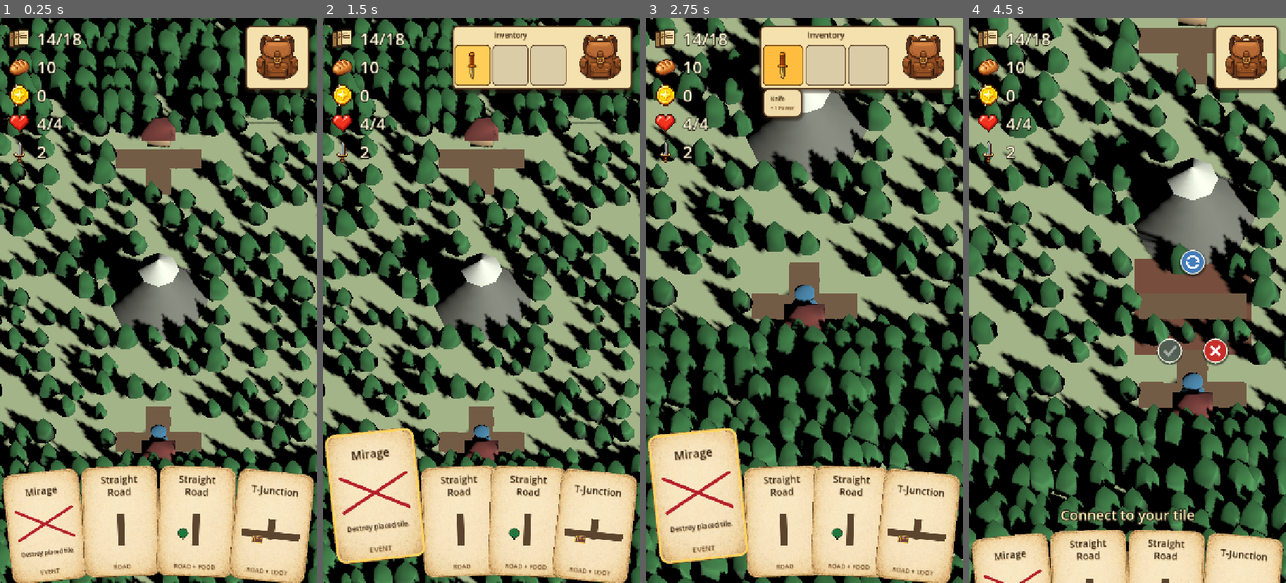
Above: before the commit, frames 1-4 (left to right).
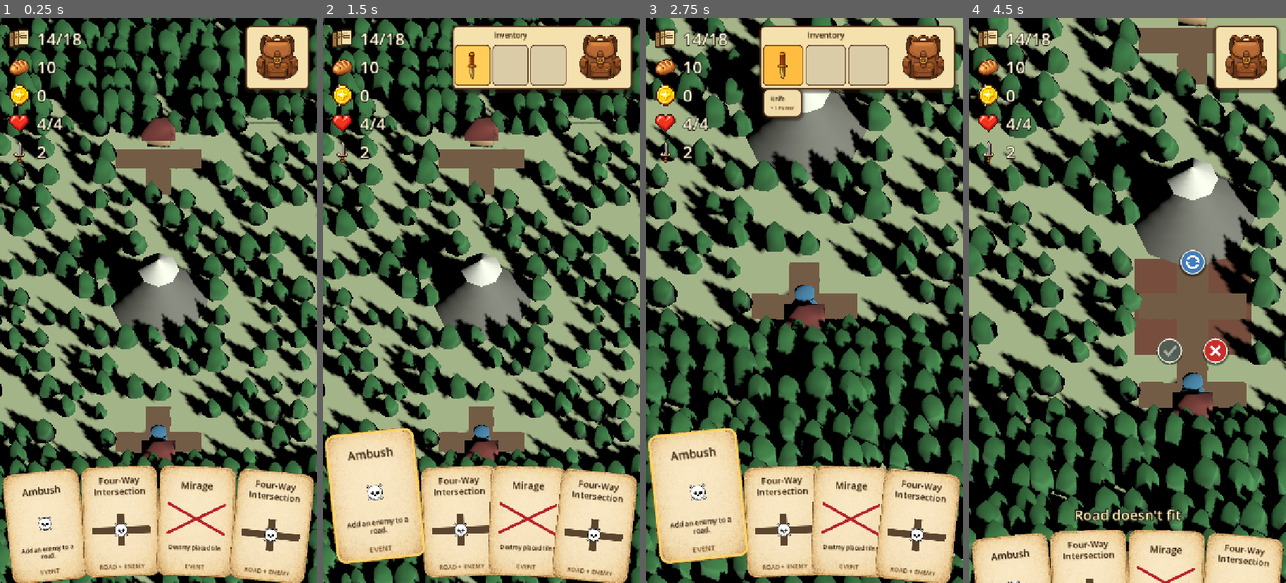
Above: after the commit, the same moments.

Repository: Reicher/The-Road-North
Game: Godot game, scene res://scenes/main.tscn
The game is run twice, just before and just after one commit, with the same random seed, the same clock (stepped at 60 frames per second) and the same inputs.
Inputs (mouse positions are in pixels of both pictures, inside the frame that each line leads up to):
- Up to frame 1 (0.25 s): no input
- Up to frame 2 (1.5 s): click (367, 526) at 0.52 s; click (601, 57) at 1.25 s
- Up to frame 3 (2.75 s): click (782, 63) at 2 s
- Up to frame 4 (4.5 s): tap Enter at 2.75 s; drag from (1127, 509) to (1159, 176) at 2.77 s; drag from (1064, 328) to (1111, 413) at 3.52 s; click (1194, 260) at 4.25 s

The runs differ from the first frame. In frame 1, 2.7% of the frame differs, in the area x 4-95%, y 80-99%; in frame 2, 2.9%; in frame 3, 2.9%; in frame 4, 4.3%, in the area x 4-95%, y 36-100%.

Commit message:
Simplify loot drops for enemies and caches

Diff:
--- a/scripts/deck_builder.gd
+++ b/scripts/deck_builder.gd
@@ -230,7 +230,6 @@
 		"enemy_min_power": power_range.x,
 		"gold_min": rewards["gold_min"],
 		"gold_max": rewards["gold_max"],
-		"item_chance": rewards["item_chance"],
 	}
 
 
@@ -266,28 +265,14 @@
 			"type": kind,
 			"loot": [{"kind": "food", "amount": GameBalance.berry_food(map_size)}],
 		}
-	var rewards := GameBalance.loot_road_rewards(level)
-	var loot: Array[Dictionary] = [{
-		"kind": "gold",
-		"amount": rng.randi_range(int(rewards["gold_min"]), int(rewards["gold_max"])),
-	}]
-	if rng.randf() < float(rewards["item_chance"]):
-		loot.push_front({
-			"kind": "item",
-			"item": WeaponCatalog.roll_weapon(rng, maxi(1, level) + 1, {
-				0: 0.55,
-				1: 0.30,
-				2: 0.15,
-			}),
-		})
-	if rng.randf() < ItemCatalog.BINOCULARS_DROP_CHANCE:
-		loot.push_front({
-			"kind": "item",
-			"item": ItemCatalog.make_binoculars(),
-		})
+	var item := ItemCatalog.make_binoculars() if rng.randf() < ItemCatalog.BINOCULARS_DROP_CHANCE else WeaponCatalog.roll_weapon(rng, maxi(1, level) + 1, {
+		0: 0.55,
+		1: 0.30,
+		2: 0.15,
+	})
 	return {
 		"type": kind,
-		"loot": loot,
+		"loot": [{"kind": "item", "item": item}],
 	}
 
 
--- a/scripts/game_balance.gd
+++ b/scripts/game_balance.gd
@@ -72,21 +72,11 @@
 	return clampi(roundi(float(map_size) / 2.0), 3, 6)
 
 
-static func loot_road_rewards(level: int) -> Dictionary:
-	var safe_level := maxi(1, level)
-	return {
-		"gold_min": safe_level + 1,
-		"gold_max": safe_level * 2 + 2,
-		"item_chance": minf(0.20 + float(safe_level) * 0.05, 0.45),
-	}
-
-
 static func enemy_rewards(level: int) -> Dictionary:
 	var safe_level := maxi(1, level)
 	return {
 		"gold_min": safe_level * 2,
 		"gold_max": safe_level * 3 + 2,
-		"item_chance": minf(0.30 + float(safe_level) * 0.05, 0.55),
 	}
 
 
--- a/scripts/player_rewards.gd
+++ b/scripts/player_rewards.gd
@@ -1,8 +1,6 @@
 class_name PlayerRewards
 extends Node
 
-const WeaponCatalog = preload("res://scripts/weapon_catalog.gd")
-const ItemCatalog = preload("res://scripts/item_catalog.gd")
 const GameBalance = preload("res://scripts/game_balance.gd")
 
 var _player: GamePlayer
@@ -74,31 +72,10 @@
 
 
 func _make_enemy_loot(enemy_data: Dictionary) -> Array[Dictionary]:
-	var loot: Array[Dictionary] = []
 	var enemy_power := maxi(1, int(enemy_data.get("power", 1)))
 	var default_level := floori(float(enemy_power - 1) / 3.0) + 1
 	var level_rewards := GameBalance.enemy_rewards(default_level)
-	loot.append({
+	return [{
 		"kind": "gold",
 		"amount": _loot_rng.randi_range(int(enemy_data.get("gold_min", level_rewards["gold_min"])), int(enemy_data.get("gold_max", level_rewards["gold_max"]))),
-	})
-	if _loot_rng.randf() < float(enemy_data.get("item_chance", level_rewards["item_chance"])):
-		loot.append({
-			"kind": "item",
-			"item": _make_enemy_item(enemy_data),
-		})
-	if _loot_rng.randf() < ItemCatalog.BINOCULARS_DROP_CHANCE:
-		loot.append({
-			"kind": "item",
-			"item": ItemCatalog.make_binoculars(),
-		})
-	return loot
-
-
-func _make_enemy_item(enemy_data: Dictionary) -> Dictionary:
-	var enemy_power := maxi(1, int(enemy_data.get("power", 1)))
-	return WeaponCatalog.roll_weapon(_loot_rng, enemy_power, {
-		-1: 0.30,
-		0: 0.50,
-		1: 0.20,
-	})
+	}]
--- a/tests/test_deck_controller.gd
+++ b/tests/test_deck_controller.gd
@@ -49,7 +49,7 @@
 	var reward_road_count := 0
 	var reward_road_has_clear_label := false
 	var cache_count := 0
-	var caches_have_valid_gold := true
+	var caches_have_exactly_one_item := true
 	var event_types := {}
 	for card in hand.cards:
 		category_counts[card.category] += 1
@@ -63,7 +63,7 @@
 			reward_road_has_clear_label = reward_road_has_clear_label or card.detail in ["Plus food", "Plus treasure"]
 			if card.encounter_data.get("type", "") == GameMap.ENCOUNTER_CACHE:
 				cache_count += 1
-				caches_have_valid_gold = caches_have_valid_gold and _cache_has_valid_gold(card.encounter_data)
+				caches_have_exactly_one_item = caches_have_exactly_one_item and _cache_has_exactly_one_item(card.encounter_data)
 		elif card.category == "Event":
 			event_types[card.event_type] = true
 	for card_data in deck_controller.deck:
@@ -81,7 +81,7 @@
 			reward_road_has_clear_label = reward_road_has_clear_label or str(card_data.get("detail", "")) in ["Plus food", "Plus treasure"]
 			if encounter.get("type", "") == GameMap.ENCOUNTER_CACHE:
 				cache_count += 1
-				caches_have_valid_gold = caches_have_valid_gold and _cache_has_valid_gold(encounter)
+				caches_have_exactly_one_item = caches_have_exactly_one_item and _cache_has_exactly_one_item(encounter)
 		elif card_data["category"] == "Event":
 			event_types[str(card_data.get("event_type", ""))] = true
 	_assert(category_counts["Road"] == 24, "Expected 75 percent of the formula deck to be road cards")
@@ -102,7 +102,7 @@
 	_assert(reward_road_count == 8, "Expected four berry roads and four loot roads on a 9x9 level one map")
 	_assert(reward_road_has_clear_label, "Expected reward encounter road cards to be clearly described")
 	_assert(cache_count > 0, "Expected reward road cards to include treasure caches")
-	_assert(caches_have_valid_gold, "Expected every treasure cache to contain level-scaled gold")
+	_assert(caches_have_exactly_one_item, "Expected every treasure cache to contain exactly one item")
 
 	var modal_source: Array[Dictionary] = []
 	for _index in 5:
@@ -137,17 +137,9 @@
 	quit(1)
 
 
-func _cache_has_valid_gold(encounter: Dictionary) -> bool:
-	var has_valid_gold := false
+func _cache_has_exactly_one_item(encounter: Dictionary) -> bool:
 	var loot: Array = encounter.get("loot", [])
-	for entry in loot:
-		if not entry is Dictionary:
-			continue
-		var kind := str(entry.get("kind", ""))
-		if kind == "gold":
-			var amount := int(entry.get("amount", -1))
-			has_valid_gold = amount >= 2 and amount <= 4
-	return has_valid_gold
+	return loot.size() == 1 and loot[0] is Dictionary and loot[0].get("kind", "") == "item"
 
 
 func _has_definition(cards: Array[Dictionary], definition: Resource) -> bool:
--- a/tests/test_encounter_event_cards.gd
+++ b/tests/test_encounter_event_cards.gd
@@ -100,7 +100,7 @@
 		_clear_path_card(),
 		_encounter_card("Wild Berries", DeckController.EVENT_WILD_BERRIES, {"type": GameMap.ENCOUNTER_BERRY_BUSH, "loot": [{"kind": "food", "amount": 3}]}),
 		_clear_path_card(),
-		_encounter_card("Lost Belongings", DeckController.EVENT_LOST_BELONGINGS, {"type": GameMap.ENCOUNTER_CACHE, "loot": [{"kind": "gold", "amount": 3}]}),
+		_encounter_card("Lost Belongings", DeckController.EVENT_LOST_BELONGINGS, {"type": GameMap.ENCOUNTER_CACHE, "loot": [{"kind": "item", "item": {"name": "Knife", "effect": "+1 Power", "power_bonus": 1}}]}),
 		_clear_path_card(),
 		_clear_path_card(),
 	])
--- a/tests/test_enemy_combat.gd
+++ b/tests/test_enemy_combat.gd
@@ -84,12 +84,7 @@
 	root.add_child(player)
 	player._ready()
 	var rewards = player.get_node("Rewards")
-	for loot_seed in range(1, 100):
-		rewards.set_loot_seed(loot_seed)
-		var seeded_loot: Array = rewards._make_enemy_loot(enemy_data)
-		if seeded_loot.size() == 2:
-			rewards.set_loot_seed(loot_seed)
-			break
+	rewards.set_loot_seed(1)
 	player.move_started.connect(func(_target_position: Vector2i) -> void:
 		player.input_enabled = false
 	)
@@ -130,12 +125,12 @@
 	_assert(player.health == 5, "Expected player power to prevent enemy damage in this combat")
 	_assert(not map.get_tile(Vector2i(4, 7)).has("encounter"), "Expected defeated enemy to be removed from tile data")
 	_assert(roads.get_visual_tile(Vector2i(4, 7)).enemy_data.is_empty(), "Expected defeated enemy to disappear from visual tile")
-	_assert(loot_ui.is_open(), "Expected defeated enemies to open the loot screen")
+	_assert(not loot_ui.is_open(), "Expected gold-only enemy loot to collect without opening the item loot screen")
 
 	loot_ui.take_all()
 	_assert(player.food == 2, "Expected enemy loot not to add food")
 	_assert(player.gold >= 2 and player.gold <= 5, "Expected enemy gold loot to scale from enemy level")
-	_assert(inventory.get_active_items().size() == 2, "Expected enemy item loot to move into one backpack slot")
+	_assert(inventory.get_active_items().size() == 1, "Expected enemy loot not to add an item")
 	_assert(player.input_enabled, "Expected player input to resume after enemy combat movement")
 	_assert(player.move_to(Vector2i(4, 8)), "Expected player to backtrack after enemy combat")
 	_assert(player.grid_position == Vector2i(4, 8), "Expected enemy combat backtracking to move onto the connected start road")
--- a/tests/test_game_balance.gd
+++ b/tests/test_game_balance.gd
@@ -43,10 +43,8 @@
 
 func _test_reward_formulas() -> void:
 	_assert(GameBalance.berry_food(5) == 3 and GameBalance.berry_food(9) == 5, "Expected berry food to scale from map size")
-	var loot_rewards := GameBalance.loot_road_rewards(2)
-	_assert(int(loot_rewards["gold_min"]) == 3 and int(loot_rewards["gold_max"]) == 6 and is_equal_approx(float(loot_rewards["item_chance"]), 0.30), "Expected level two loot road rewards")
 	var enemy_rewards := GameBalance.enemy_rewards(2)
-	_assert(int(enemy_rewards["gold_min"]) == 4 and int(enemy_rewards["gold_max"]) == 8 and is_equal_approx(float(enemy_rewards["item_chance"]), 0.40), "Expected level two enemy rewards")
+	_assert(int(enemy_rewards["gold_min"]) == 4 and int(enemy_rewards["gold_max"]) == 8, "Expected level two enemy gold rewards")
 
 
 func _test_shop_formulas() -> void:
--- a/tests/test_player_movement.gd
+++ b/tests/test_player_movement.gd
@@ -93,11 +93,10 @@
 					"power_bonus": 1,
 				},
 			},
-			{"kind": "gold", "amount": 4},
 		],
 	}), "Expected treasure cache road card placement to succeed")
 	_assert(player.move_to(Vector2i(6, 6)), "Expected player to move onto a treasure cache")
-	_assert(player.gold == 4, "Expected treasure cache gold to be collected when entering its tile")
+	_assert(player.gold == 0, "Expected treasure caches not to add gold")
 	_assert(map.get_encounter(Vector2i(6, 6)).is_empty(), "Expected collected treasure cache to be removed")
 
 	player.food = 0
--- a/tests/test_weapon_loot.gd
+++ b/tests/test_weapon_loot.gd
@@ -11,9 +11,7 @@
 func _initialize() -> void:
 	_test_weapon_catalog()
 	_test_enemy_power_ranges()
-	_test_enemy_drop_chances_and_gold()
-	_test_enemy_weapon_distribution()
-	_test_enemy_loot_normalizes_missing_power()
+	_test_enemy_loot_is_only_gold()
 	_test_cache_loot_distribution()
 	_test_cache_loot_normalizes_missing_power()
 	_test_cache_loot_falls_back_when_all_weighted_powers_are_missing()
@@ -47,51 +45,20 @@
 	builder.free()
 
 
-func _test_enemy_drop_chances_and_gold() -> void:
+func _test_enemy_loot_is_only_gold() -> void:
 	for enemy_rank in range(3):
 		var rewards = PLAYER_REWARDS_SCRIPT.new()
 		rewards.set_loot_seed(20000 + enemy_rank)
-		var drop_count := 0
-		var binoculars_count := 0
 		var enemy_power := enemy_rank + 1
 		for _index in SAMPLE_COUNT:
 			var loot: Array = rewards._make_enemy_loot({
 				"power": enemy_power,
 				"enemy_min_power": 1,
 			})
+			_assert(loot.size() == 1 and loot[0].get("kind", "") == "gold", "Expected enemies to drop exactly one gold entry")
 			var gold_amount := _gold_amount(loot)
 			_assert(gold_amount >= 2 and gold_amount <= 5, "Expected level one enemy gold range")
-			if not _weapon_from_loot(loot).is_empty():
-				drop_count += 1
-			if not _binoculars_from_loot(loot).is_empty():
-				binoculars_count += 1
-		_assert(_ratio_is_close(drop_count, 0.35), "Expected enemy item chance to scale from level")
-		_assert(_ratio_is_close(binoculars_count, ItemCatalog.BINOCULARS_DROP_CHANCE), "Expected enemies on every level to have a 15 percent Kikare chance")
 		rewards.free()
-
-
-func _test_enemy_weapon_distribution() -> void:
-	var rewards = PLAYER_REWARDS_SCRIPT.new()
-	rewards.set_loot_seed(34567)
-	var counts := {2: 0, 3: 0, 4: 0}
-	for _index in SAMPLE_COUNT:
-		var weapon: Dictionary = rewards._make_enemy_item({"power": 3})
-		counts[int(weapon["power_bonus"])] += 1
-	_assert(_ratio_is_close(counts[2], 0.30), "Expected enemy weapon target minus one chance to be 30 percent")
-	_assert(_ratio_is_close(counts[3], 0.50), "Expected enemy weapon target chance to be 50 percent")
-	_assert(_ratio_is_close(counts[4], 0.20), "Expected enemy weapon target plus one chance to be 20 percent")
-	rewards.free()
-
-
-func _test_enemy_loot_normalizes_missing_power() -> void:
-	var rng := RandomNumberGenerator.new()
-	rng.seed = 45678
-	var counts := {4: 0, 5: 0}
-	for _index in SAMPLE_COUNT:
-		var weapon := WeaponCatalog.roll_weapon(rng, 5, {-1: 0.30, 0: 0.50, 1: 0.20})
-		counts[int(weapon["power_bonus"])] += 1
-	_assert(_ratio_is_close(counts[4], 0.30 / 0.80), "Expected missing enemy weapon powers to be ignored and weights normalized")
-	_assert(_ratio_is_close(counts[5], 0.50 / 0.80), "Expected existing enemy weapon weights to retain their relative proportions")
 
 
 func _test_cache_loot_distribution() -> void:
@@ -99,23 +66,22 @@
 	var rng := RandomNumberGenerator.new()
 	rng.seed = 56789
 	var counts := {2: 0, 3: 0, 4: 0}
-	var item_count := 0
+	var weapon_count := 0
 	var binoculars_count := 0
 	for _index in SAMPLE_COUNT:
 		var encounter: Dictionary = builder._make_reward_encounter(1, rng, 1)
 		var loot: Array = encounter["loot"]
-		var gold_amount := _gold_amount(loot)
-		_assert(gold_amount >= 2 and gold_amount <= 4, "Expected level one cache gold range")
+		_assert(loot.size() == 1 and loot[0].get("kind", "") == "item", "Expected caches to drop exactly one item")
 		var item := _weapon_from_loot(loot)
 		if not item.is_empty():
-			item_count += 1
+			weapon_count += 1
 			counts[int(item["power_bonus"])] += 1
 		if not _binoculars_from_loot(loot).is_empty():
 			binoculars_count += 1
-	_assert(_ratio_is_close(item_count, 0.25), "Expected level one cache item chance")
-	_assert(_conditional_ratio_is_close(counts[2], item_count, 0.55), "Expected level one cache Dagger chance to be 55 percent when an item drops")
-	_assert(_conditional_ratio_is_close(counts[3], item_count, 0.30), "Expected level one cache Machete chance to be 30 percent when an item drops")
-	_assert(_conditional_ratio_is_close(counts[4], item_count, 0.15), "Expected level one cache Sword chance to be 15 percent when an item drops")
+	_assert(weapon_count + binoculars_count == SAMPLE_COUNT, "Expected every cache item to be a weapon or Kikare")
+	_assert(_conditional_ratio_is_close(counts[2], weapon_count, 0.55), "Expected level one cache Dagger chance to be 55 percent when a weapon drops")
+	_assert(_conditional_ratio_is_close(counts[3], weapon_count, 0.30), "Expected level one cache Machete chance to be 30 percent when a weapon drops")
+	_assert(_conditional_ratio_is_close(counts[4], weapon_count, 0.15), "Expected level one cache Sword chance to be 15 percent when a weapon drops")
 	_assert(_ratio_is_close(binoculars_count, ItemCatalog.BINOCULARS_DROP_CHANCE), "Expected caches on every level to have a 15 percent Kikare chance")
 	builder.free()
 
Not shown, changed: docs/design.md
Not shown, changed: docs/implementation_design.md
